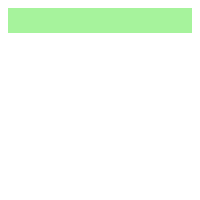
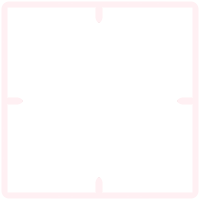
Comparing the layer stacks of the two (200, 200) images. Changes:
hid "HealthFG" over <box>8,8,192,33</box>
added layer "target" (17%) above "followed" over <box>1,1,199,199</box>
